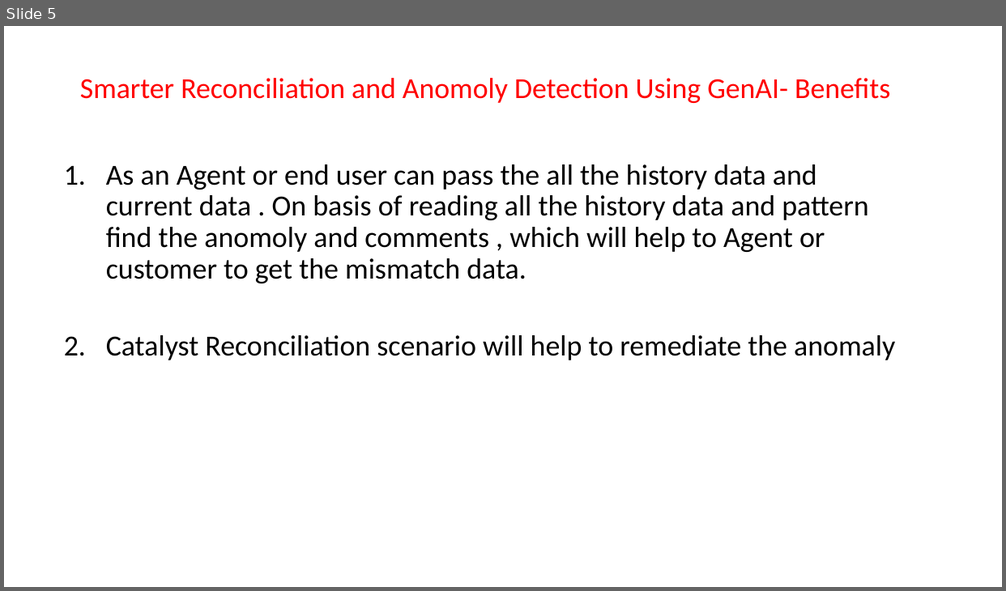
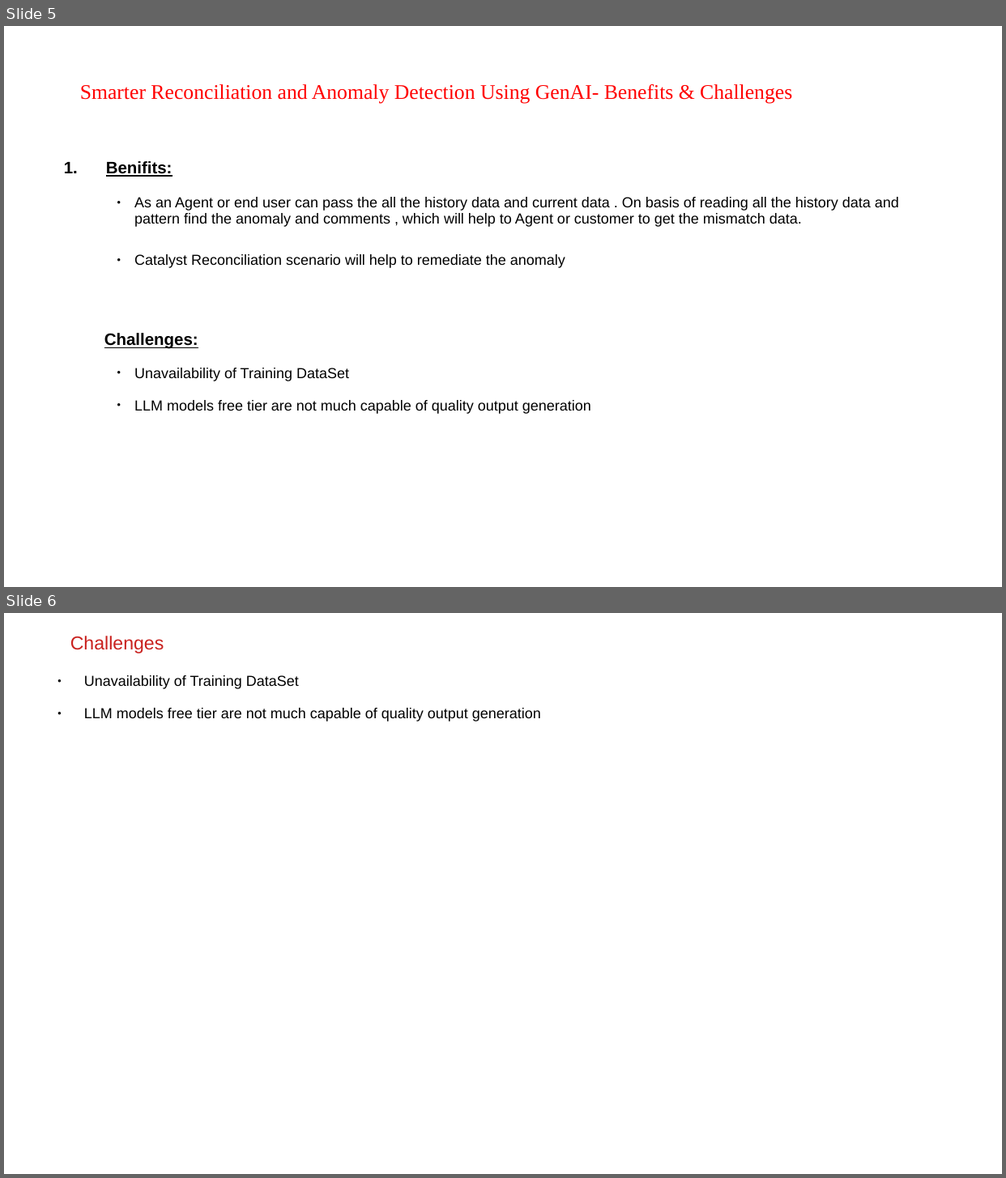
Before and after one commit to ewfx/sradg-dragon-team, a slide deck: artifacts/arch/Design_Approach_Smarter Reconcillation and Anomoly Detection Using GenAI_V1.1.pptx. Shown one above the other, each under a label of ours: slide 5 before the commit, slides 5 and 6 after it. The pictures are 1006x591 and 1006x1178 pixels, drawn with LibreOffice and Linux fonts; fonts in the diff are those of the drawing. Boxes give left, top, right and bottom in pixels: in the first picture for what was removed or moved away, otherwise in the second. Text is boxed around its words. In the diff, an @@ line names an element or a change of style, - is before the commit and + after.

Commit message:
added ppt for smart reconciliation and anomaly detection system

```diff
--- a/artifacts/arch/Design_Approach_Smarter Reconcillation and Anomoly Detection Using GenAI_V1.1.pptx
+++ b/artifacts/arch/Design_Approach_Smarter Reconcillation and Anomoly Detection Using GenAI_V1.1.pptx
@@ slide 6 added at (4, 613, 1002, 1174), background #FFFFFF @@
@@ text added at (70, 636, 164, 653), 18 pt, text #C9211E @@
+Challenges
@@ text added at (84, 675, 541, 722), 14 pt, text #000000 @@
+● Unavailability of Training DataSet
+● LLM models free tier are not much capable of quality output generation
@@ slide 5 changed as well @@
@@ text at (80, 84, 792, 104): text changed; size 27.9 to 20 pt; font Calibri to Times New Roman @@
-Smarter Reconciliation and Anomoly Detection Using GenAI- Benefits
+Smarter Reconciliation and Anomaly Detection Using GenAI- Benefits & Challenges
@@ subtitle at (106, 161, 899, 227): text changed; size 28 to 14 pt; font Calibri to Arial @@
-1. As an Agent or end user can pass the all the history data and current data . On basis of reading all the history data and pattern find the anomoly and comments , which will help to Agent or customer to get the mismatch data.
+1. Benifits:
+      ● As an Agent or end user can pass the all the history data and current data . On basis of reading all the history data and pattern find the anomaly and comments , which will help to Agent or customer to get the mismatch data.
@@ subtitle at (134, 254, 565, 268): size 28 to 14 pt, font Calibri to Arial in "Catalyst Reconciliation scenario will help to remediate ..."; bullet 1. to ●; list level 1 to 4 in "Catalyst Reconciliation scenario will help ..." @@
@@ subtitle at (104, 333, 591, 414): paragraphs added @@
+Challenges:
+      ● Unavailability of Training DataSet
+      ● LLM models free tier are not much capable of quality output generation
```
Also in this commit, not shown: 1 other slide changed, 3 other slides added, 3 slides removed, 1 other file.
